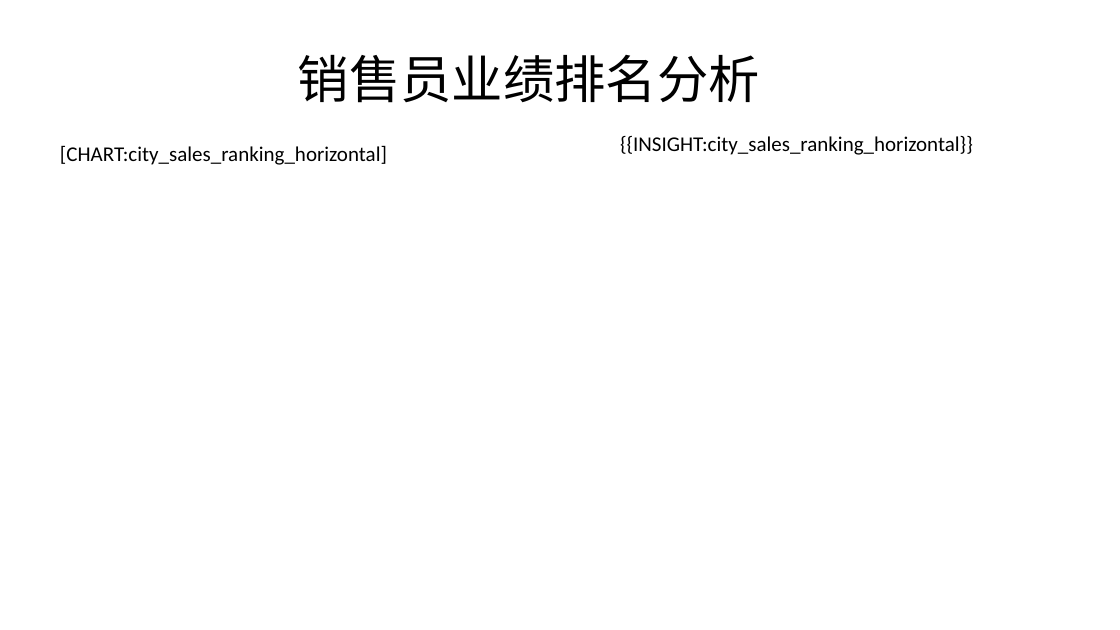
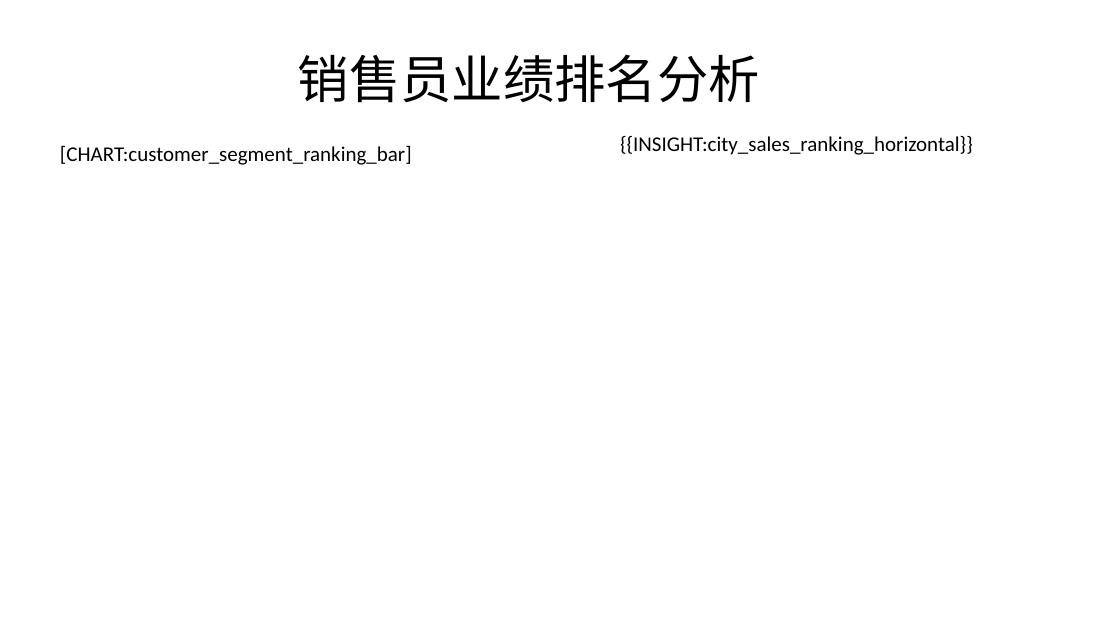
Before and after one commit to lijiahao1996/PPT-Automation, a slide deck: slide 5 of templates/原生报告模板.pptx. Drawn at 1120x630 pixels with LibreOffice and Linux fonts; fonts in the diff are those of the drawing. Boxes give left, top, right and bottom in pixels: in the first picture for what was removed or moved away, otherwise in the second. Text is boxed around its words. In the diff, an @@ line names an element or a change of style, - is before the commit and + after.

```diff
--- a/templates/原生报告模板.pptx
+++ b/templates/原生报告模板.pptx
@@ text at bbox=[60, 145, 412, 165]: text changed @@
-[CHART:city_sales_ranking_horizontal]
+[CHART:customer_segment_ranking_bar]
```
Also in this commit, not shown: 5 other slides changed, 11 other files.
